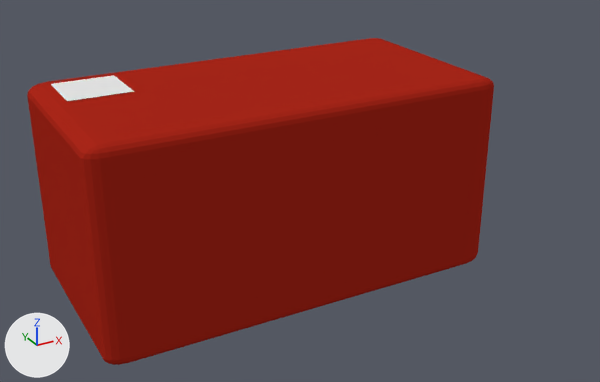
What one commit did to the Blender file View/Blender/Behavior/Trans_Highlight.blend.
Both versions are drawn from a camera (50 mm lens) standing at (-1.68, -3.4, 1.59) and looking at (0.04, -0.28, 0.03). Every picture has the same lights, and +X, +Y and +Z are marked at lower left.
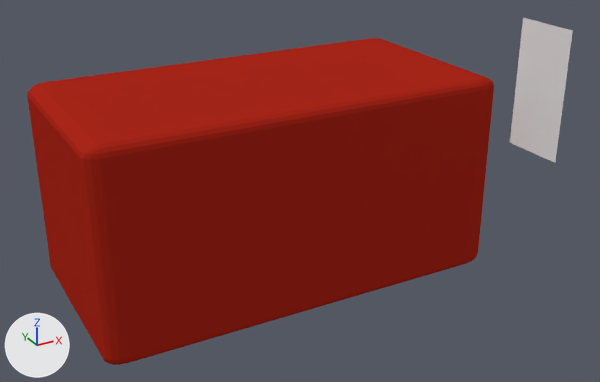
Where the newer file only moved an object's origin or applied its transform, the numbers keep the older frame.

Scene script edits in JSON lines:
```json
{"block": "me_cube", "where": "me_cube.from_pydata(...)  # 152 vertices, 150 faces; spans x -1.0..1.0, y -1.0..1.0, z -1.0..1.0"}
{"block": "me_cube", "where": "# used by ob_cube; location = (0.0, 0.0, 0.0); rotation_euler = (1.571, 4.712, 3.142), in degrees (90, 270, 180); scale = (0.5, 1.0, 0.5)"}
{"block": "me_cube", "change": "me_cube part 1: the whole mesh is multiplied about its middle by the matrix ((0.0, 1.0, 0.0), (0.0, 0.0, 0.5), (0.5, 0.0, 0.0))"}
{"op": "set", "path": "ob_cube.rotation_euler", "old": "(1.571, 4.712, 3.142)", "new": "(0.0, 0.0, 0.0)", "note": "degrees (90, 270, 180) -> degrees (0, 0, 0)"}
{"op": "set", "path": "ob_cube.scale", "old": "(0.5, 1.0, 0.5)", "new": "(1.0, 1.0, 1.0)"}
```

What differs and where, as boxes (x1, y1, x2, y2) in the pictures (600 x 382 px):
```json
{"object": "Cube", "change": "turned, rescaled", "before": [27, 38, 494, 365], "after": [27, 38, 494, 365]}
{"object": "Plane", "change": "reshaped", "before": [51, 75, 134, 101], "after": [510, 17, 573, 163], "on screen": "24% narrower, 444% taller"}
```
